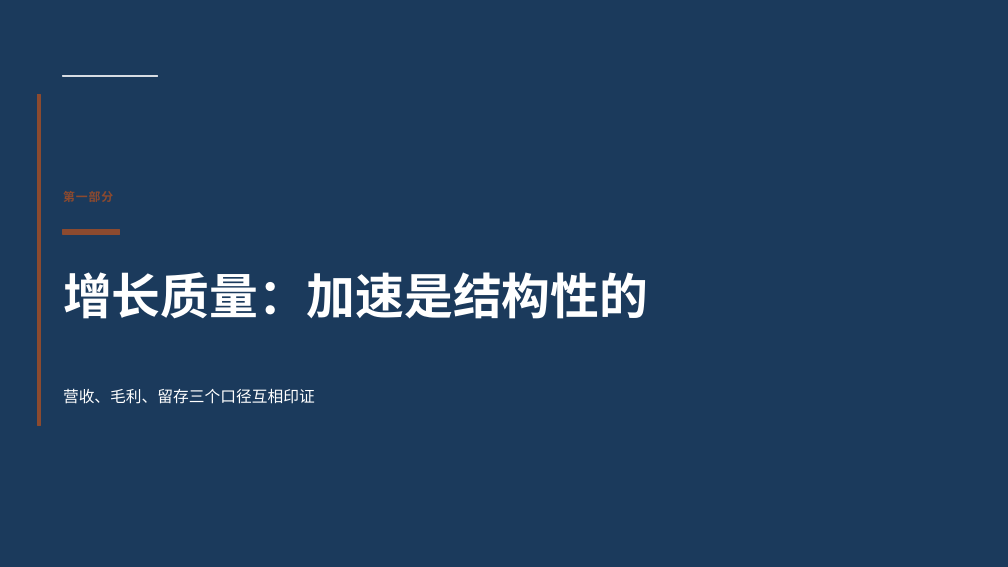
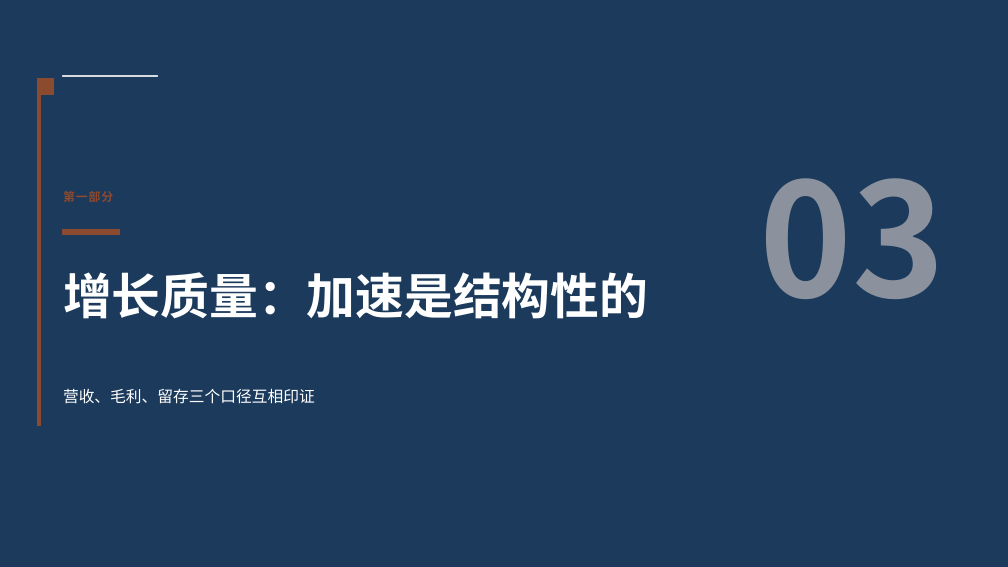
Before and after one commit to xzhengyu007-lang/ai-ppt, a slide deck: slide 3 of docs/examples/02-学术答辩.pptx. Drawn at 1008x567 pixels with LibreOffice and Linux fonts; fonts in the diff are those of the drawing. Boxes give left, top, right and bottom in pixels: in the first picture for what was removed or moved away, otherwise in the second. Text is boxed around its words. In the diff, an @@ line names an element or a change of style, - is before the commit and + after.

```diff
--- a/docs/examples/02-学术答辩.pptx
+++ b/docs/examples/02-学术答辩.pptx
@@ rectangle added at bbox=[38, 79, 54, 95], fill #8C4A2F, outline #8C4A2F 1 pt @@
@@ text added at bbox=[759, 178, 945, 299], 150 pt, text #8B929E, bold @@
+03
```
Also in this commit, not shown: 9 other slides changed, 3 other files.
